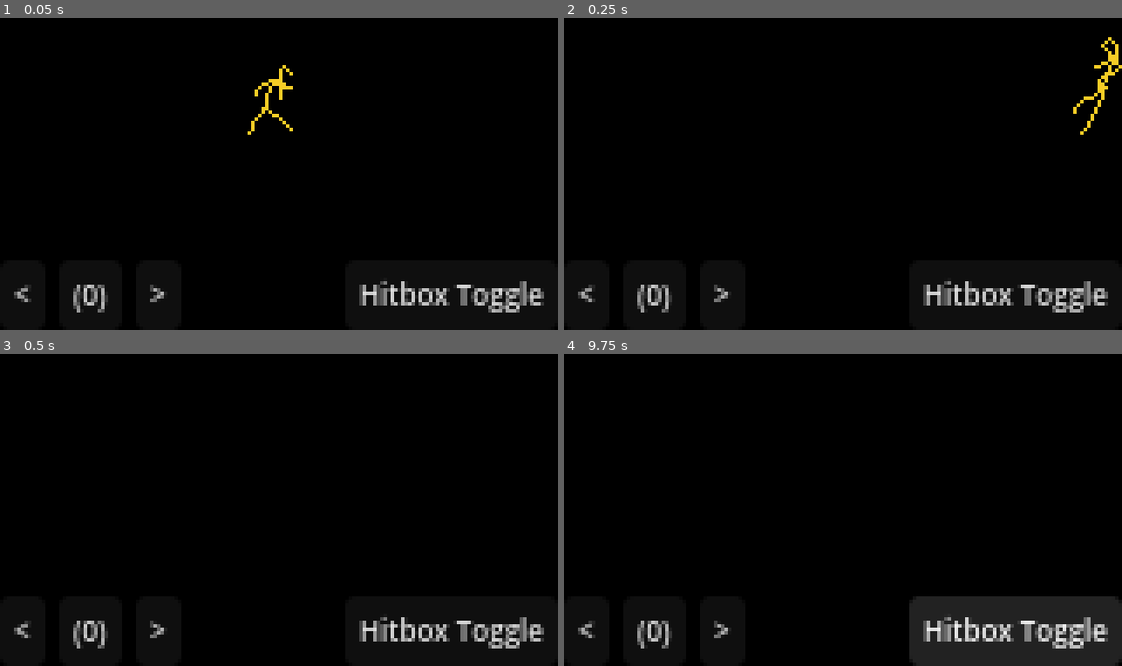
Above: before the commit, frames 1-4 (two rows, left to right).
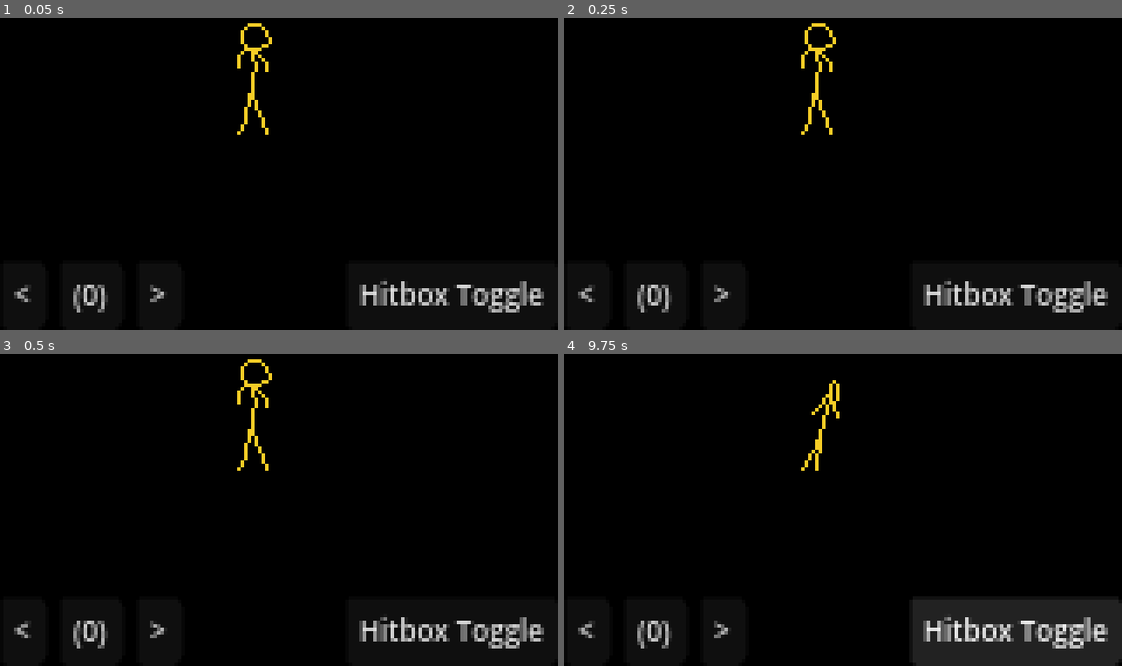
Above: after the commit, the same moments.

Repository: CoolGrazer/MaximusGult
Game: Godot game, scene res://Scenes/Debug/AnimationEditor.tscn
Same seed, same stepped clock (60 frames per second), same inputs: the game is played once before the commit and once after it. The project has no main scene, so this scene is started directly. The engine's default icon, where the game draws it, is replaced by a stand-in: a white triangle on a blue panel in a dark square.
Inputs:
- Up to frame 1 (0.05 s): no input
- Up to frame 2 (0.25 s): no input
- Up to frame 3 (0.5 s): no input
- Up to frame 4 (9.75 s): click "<" at 0.5 s; click "(0)" at 1.25 s; click ">" at 2 s; click "Hitbox Toggle" at 2.75 s; click "<" at 3.5 s; click "(0)" at 4.25 s; click ">" at 5 s; click "Hitbox Toggle" at 5.75 s; click "<" at 6.5 s; click "(0)" at 7.25 s; click ">" at 8 s; click "Hitbox Toggle" at 8.75 s; tap Enter at 9.5 s; tap J (P1A) at 9.6 s

The runs differ from the first frame. In frame 1, 0.8% of the frame differs, in the area x 42-53%, y 1-38%; in frame 2, 0.9%, in the area x 42-100%, y 1-38%; in frame 3, 0.5%; in frame 4, 0.4%.

Commit message:
Animation Updates.

Diff:
--- a/Characters/TestDash.tres
+++ b/Characters/TestDash.tres
@@ -5,42 +5,65 @@
 [ext_resource type="Script" uid="uid://li58xm05yh0k" path="res://Scripts/AnimationDatas/AnimationCell.gd" id="2_0i1gd"]
 [ext_resource type="Texture2D" uid="uid://82lt3l08dqe7" path="res://Sprites/CharacterSprites/TestGuy.png" id="2_483ls"]
 
-[sub_resource type="Resource" id="Resource_6flww"]
+[sub_resource type="Resource" id="Resource_0i1gd"]
 script = ExtResource("2_0i1gd")
-duration_of_cell = 8
-character_frame = 1
-inital_frame_displacement = Vector2(5, 0)
+duration_of_cell = 5
+character_frame = 6
 metadata/_custom_type_script = "uid://li58xm05yh0k"
 
 [sub_resource type="Curve" id="Curve_0i1gd"]
-_data = [Vector2(0, 0), 0.0, 1.0, 0, 1, Vector2(1, 1), 1.0, 0.0, 1, 0]
+_data = [Vector2(0, 0), 0.0, 1.4, 0, 0, Vector2(0.21658985, 0.44943827), 1.1797751, 1.1797751, 0, 0, Vector2(1, 1), 0.0, 0.0, 0, 0]
+point_count = 3
+
+[sub_resource type="Resource" id="Resource_6flww"]
+script = ExtResource("2_0i1gd")
+duration_of_cell = 10
+character_frame = 3
+constant_frame_displacement = Vector2(80, 0)
+constant_frame_displacement_curve = SubResource("Curve_0i1gd")
+metadata/_custom_type_script = "uid://li58xm05yh0k"
+
+[sub_resource type="Curve" id="Curve_6flww"]
+_data = [Vector2(0, 0), 0.0, 1.4, 0, 0, Vector2(1, 1), 0.0, 0.0, 0, 0]
 point_count = 2
 
 [sub_resource type="Resource" id="Resource_4df2t"]
 script = ExtResource("2_0i1gd")
-duration_of_cell = 15
-character_frame = 2
-inital_frame_displacement = Vector2(8, 0)
-constant_frame_displacement = Vector2(50, 0)
-constant_frame_displacement_curve = SubResource("Curve_0i1gd")
-metadata/_custom_type_script = "uid://li58xm05yh0k"
-
-[sub_resource type="Resource" id="Resource_0i1gd"]
-script = ExtResource("2_0i1gd")
-duration_of_cell = 8
-character_frame = 3
-metadata/_custom_type_script = "uid://li58xm05yh0k"
-
-[sub_resource type="Resource" id="Resource_f6noi"]
-script = ExtResource("2_0i1gd")
-duration_of_cell = 7
+duration_of_cell = 5
 character_frame = 4
-inital_frame_displacement = Vector2(-2, 0)
+constant_frame_displacement = Vector2(5, 0)
+constant_frame_displacement_curve = SubResource("Curve_6flww")
 metadata/_custom_type_script = "uid://li58xm05yh0k"
 
 [sub_resource type="Resource" id="Resource_5b3cq"]
 script = ExtResource("1_3608w")
-animation_cells = Array[ExtResource("2_0i1gd")]([SubResource("Resource_6flww"), SubResource("Resource_4df2t"), SubResource("Resource_0i1gd"), SubResource("Resource_f6noi")])
+animation_cells = Array[ExtResource("2_0i1gd")]([SubResource("Resource_0i1gd"), SubResource("Resource_6flww"), SubResource("Resource_4df2t")])
+ending_state_name = "Walking"
+metadata/_custom_type_script = "uid://dbawdu27qtmly"
+
+[sub_resource type="Resource" id="Resource_ye5cc"]
+script = ExtResource("2_0i1gd")
+duration_of_cell = 5
+character_frame = 4
+metadata/_custom_type_script = "uid://li58xm05yh0k"
+
+[sub_resource type="Resource" id="Resource_kf3hq"]
+script = ExtResource("2_0i1gd")
+duration_of_cell = 6
+character_frame = 5
+metadata/_custom_type_script = "uid://li58xm05yh0k"
+
+[sub_resource type="Resource" id="Resource_l23ax"]
+script = ExtResource("2_0i1gd")
+duration_of_cell = 7
+character_frame = 6
+metadata/_custom_type_script = "uid://li58xm05yh0k"
+
+[sub_resource type="Resource" id="Resource_f6noi"]
+script = ExtResource("1_3608w")
+animation_cells = Array[ExtResource("2_0i1gd")]([SubResource("Resource_ye5cc"), SubResource("Resource_kf3hq"), SubResource("Resource_l23ax")])
+ending_state_name = "Idle"
+looping = true
 metadata/_custom_type_script = "uid://dbawdu27qtmly"
 
 [resource]
@@ -48,7 +71,10 @@
 character_name = "TestDash"
 sprite_texture = ExtResource("2_483ls")
 frames_h = 7
+forward_walk_speed_subpixels = 11
+backward_walk_speed_subpixels = 8
 animation_data = Dictionary[String, ExtResource("1_3608w")]({
-"Idle": SubResource("Resource_5b3cq")
+"Dash": SubResource("Resource_5b3cq"),
+"Walk": SubResource("Resource_f6noi")
 })
 metadata/_custom_type_script = "uid://bhq8jsh6srvqv"
--- a/Scenes/Playables/Fighter.tscn
+++ b/Scenes/Playables/Fighter.tscn
@@ -2,13 +2,15 @@
 
 [ext_resource type="Script" uid="uid://cg5kryeillw3u" path="res://Scripts/Playable/Fighter.gd" id="1_8eani"]
 [ext_resource type="Script" uid="uid://dbawdu27qtmly" path="res://Scripts/AnimationDatas/FullAnimationData.gd" id="2_8y1bs"]
-[ext_resource type="Texture2D" uid="uid://cfeymlip3bfxs" path="res://icon.svg" id="2_47q2y"]
 [ext_resource type="Script" uid="uid://bhq8jsh6srvqv" path="res://Scripts/Resources/CharacterProperties/CharacterProperties.gd" id="2_qhpg3"]
 [ext_resource type="PackedScene" uid="uid://ovmcdif8br1l" path="res://Scenes/Input/InputInterpreter.tscn" id="3_gl5tk"]
+[ext_resource type="Texture2D" uid="uid://82lt3l08dqe7" path="res://Sprites/CharacterSprites/TestGuy.png" id="4_8y1bs"]
 [ext_resource type="Script" uid="uid://d1ww5cyjsoike" path="res://Scripts/StateMachine/PlayableStateMachine.gd" id="4_47q2y"]
+[ext_resource type="Script" uid="uid://k7rwd3er86dy" path="res://Scripts/Resources/UniversalResources/UniversalProperties.gd" id="4_w3y7u"]
 [ext_resource type="Script" uid="uid://cl2fkxjhmgix4" path="res://Scripts/StateMachine/States/Generic/Idle.gd" id="5_gl5tk"]
 [ext_resource type="Script" uid="uid://yb5o3qoioina" path="res://Scripts/StateMachine/States/Generic/Walking.gd" id="6_2j51l"]
 [ext_resource type="Script" uid="uid://bnh2ojocsv0sv" path="res://Scripts/AnimationDatas/FightingAnimationPlayer.gd" id="6_v1sgt"]
+[ext_resource type="Script" uid="uid://dhcv57ifuigwj" path="res://Scripts/StateMachine/States/Generic/BasicAnimation.gd" id="10_7c2xh"]
 
 [sub_resource type="Resource" id="Resource_8y1bs"]
 script = ExtResource("2_qhpg3")
@@ -17,15 +19,22 @@
 backward_walk_speed_subpixels = 8
 metadata/_custom_type_script = "uid://bhq8jsh6srvqv"
 
+[sub_resource type="Resource" id="Resource_7c2xh"]
+script = ExtResource("4_w3y7u")
+max_dash_cooldown = 20
+metadata/_custom_type_script = "uid://k7rwd3er86dy"
+
 [node name="Fighter" type="Node2D" unique_id=21342918]
 script = ExtResource("1_8eani")
 character_properties = SubResource("Resource_8y1bs")
+universal_properties = SubResource("Resource_7c2xh")
 
 [node name="Sprite2D" type="Sprite2D" parent="." unique_id=956226069]
 visible = false
 position = Vector2(0, -17)
-scale = Vector2(0.10937501, 0.265625)
-texture = ExtResource("2_47q2y")
+texture = ExtResource("4_8y1bs")
+hframes = 7
+frame = 4
 
 [node name="FighterSprite" type="Sprite2D" parent="." unique_id=213492550]
 position = Vector2(0, -17)
@@ -43,6 +52,9 @@
 [node name="Walking" type="Node" parent="PlayableStateMachine" unique_id=630270227]
 script = ExtResource("6_2j51l")
 
+[node name="BasicAnimation" type="Node" parent="PlayableStateMachine" unique_id=52439232]
+script = ExtResource("10_7c2xh")
+
 [node name="AnimationPlayer" type="Node" parent="." unique_id=881230695]
 script = ExtResource("6_v1sgt")
 
--- a/Scenes/Playables/FightingStage.tscn
+++ b/Scenes/Playables/FightingStage.tscn
@@ -2,6 +2,7 @@
 
 [ext_resource type="Script" uid="uid://j3cf142mcu80" path="res://Scripts/Stage/FightingStage.gd" id="1_mxnbi"]
 [ext_resource type="PackedScene" uid="uid://dc2iwmuotisad" path="res://Scenes/Playables/Fighter.tscn" id="2_b5ttg"]
+[ext_resource type="Resource" uid="uid://dtl2awafhg4yn" path="res://Characters/TestDash.tres" id="3_gntp8"]
 
 [node name="FightingStage" type="Node2D" unique_id=2009936081]
 script = ExtResource("1_mxnbi")
@@ -12,4 +13,5 @@
 [node name="BackgroundSprites" type="Node" parent="." unique_id=1828974317]
 
 [node name="Fighter" parent="." unique_id=21342918 instance=ExtResource("2_b5ttg")]
-position = Vector2(249.3125, 112)
+position = Vector2(1.3125, 112)
+character_properties = ExtResource("3_gntp8")
--- a/Scripts/AnimationDatas/AnimationCell.gd
+++ b/Scripts/AnimationDatas/AnimationCell.gd
@@ -1,14 +1,14 @@
 extends Resource
 class_name AnimationCell
+
 @export var duration_of_cell : int = 0
 
 @export var character_frame : int = 0
 
 @export var inital_frame_displacement : Vector2 = Vector2.ZERO
 @export var constant_frame_displacement : Vector2 = Vector2.ZERO
-@export var constant_frame_displacement_curve : Curve = Curve.new()
-
-#@export var force_activation : Vector2 = Vector2.ZERO
+@export var constant_frame_displacement_curve : Curve
+@export var vertical_force_subpixels : int = 0
 
 
 var progress_through_data : int = 0
--- a/Scripts/AnimationDatas/FightingAnimationPlayer.gd
+++ b/Scripts/AnimationDatas/FightingAnimationPlayer.gd
@@ -13,18 +13,27 @@
 
 @onready var affected_fighter : Fighter = get_parent()
 
+@onready var playable_state_machine : StateMachine = get_parent().get_node("PlayableStateMachine")
+
+var held_constant_pos : Vector2
+
+signal animation_started
+signal animation_ended
+
+
 func _ready() -> void:
 	await get_tree().process_frame
-	start_animation("Idle")
+
 
 func _process(delta: float) -> void:
 	if Input.is_action_just_pressed("P1A"):
-		start_animation("Idle")
+		start_animation("Walk")
 	if Input.is_action_just_pressed("P1B"):
 		affected_fighter.current_position.set_pixel_values(Vector2(72,88))
 
 
 func start_animation(animation_name :String) -> String:
+	playable_state_machine.change_state_name("BasicAnimation")
 	var found_animation = animation_data[animation_name]
 	if found_animation == null:
 		return "Error does not exist."
@@ -34,14 +43,16 @@
 
 
 		if current_animation_cell.constant_frame_displacement.length() > 0.:
+			#held_constant_pos.y += affected_fighter.vertical_force / FightPos.sub_pixel_resolution
+
 			var current_duration_left : float = duration_of_cell
 			var current_distance = (current_animation_cell.duration_of_cell - current_duration_left) / current_animation_cell.duration_of_cell
-			var last_distancce = (current_animation_cell.duration_of_cell - current_duration_left) / current_animation_cell.duration_of_cell
+
 			var sampled_value = current_animation_cell.constant_frame_displacement_curve.sample(current_distance)
-			var last_sample = current_animation_cell.constant_frame_displacement_curve.sample(last_distancce)
-			print(sampled_value)
-			var constant_displacement = current_animation_cell.constant_frame_displacement * (sampled_value)
-			affected_fighter.current_position.move_whole_pixels(constant_displacement)
+
+			var constant_displacement = current_animation_cell.constant_frame_displacement * sampled_value
+
+			affected_fighter.current_position.set_pixel_values(held_constant_pos + constant_displacement)
 
 
 		if duration_of_cell == 0:
@@ -62,7 +73,10 @@
 
 		await get_tree().process_frame
 
+	if current_animation.looping == true:
+		start_animation(animation_name)
 
+	playable_state_machine.change_state_name(current_animation.ending_state_name)
 	return "Animation Completed!"
 
 
@@ -79,6 +93,8 @@
 	duration_of_cell = current_animation_cell.duration_of_cell
 	affected_fighter.sprite_node.frame = current_animation_cell.character_frame
 	affected_fighter.current_position.move_whole_pixels(current_animation_cell.inital_frame_displacement)
+	held_constant_pos = affected_fighter.current_position.pixel_position
+	affected_fighter.vertical_force = current_animation_cell.vertical_force_subpixels
 
 func cancel_animation_into():
 	pass
--- a/Scripts/AnimationDatas/FullAnimationData.gd
+++ b/Scripts/AnimationDatas/FullAnimationData.gd
@@ -2,7 +2,8 @@
 class_name FullAnimationData
 @export var animation_cells : Array[AnimationCell]
 
-var started : bool = false
+@export var ending_state_name : String
+@export var looping : bool = false
 
 #@export var hurtboxes_present : Array[Hurtboxes]
 #@export var hitboxes_present : Array[Hitboxes]
--- a/Scripts/Playable/Fighter.gd
+++ b/Scripts/Playable/Fighter.gd
@@ -3,6 +3,7 @@
 class_name Fighter
 
 @export var character_properties : CharacterProperties
+@export var universal_properties : UniversalProperties
 
 @export var animation_testing : bool = false
 
@@ -14,6 +15,8 @@
 @onready var fighting_stage : FightingStage
 
 @onready var sprite_node : Sprite2D = get_node("FighterSprite")
+
+var vertical_force : int = 0
 
 # Called when the node enters the scene tree for the first time.
 func _ready() -> void:
@@ -40,12 +43,14 @@
 # Called every frame. 'delta' is the elapsed time since the previous frame.
 func _process(delta: float) -> void:
 
-	position = current_position.pixel_position
+	if vertical_force != 0:
+		vertical_force += 10
 
 
 
 	position = current_position.pixel_position
 
 
+
 func _on_input_interpreter_most_recent_input(single_input: SingleInput) -> void:
 	current_input = single_input
--- a/Scripts/Resources/CharacterProperties/CharacterProperties.gd
+++ b/Scripts/Resources/CharacterProperties/CharacterProperties.gd
@@ -17,6 +17,7 @@
 @export var backward_walk_speed_subpixels : int = 0
 @export_subgroup("Jumping Movement")
 @export var jump_height : int = 0
+@export var jump_distance : int = 0
 @export var time_to_jump : int = 0
 @export var time_to_land : int = 0
 @export_subgroup("Lag Time Movement")
--- /dev/null
+++ b/Scripts/Resources/UniversalResources/UniversalProperties.gd
@@ -0,0 +1,5 @@
+extends Resource
+class_name UniversalProperties
+
+@export_category("Dash Mechanics")
+@export var max_dash_cooldown : int = 0
--- /dev/null
+++ b/Scripts/Resources/UniversalResources/UniversalProperties.tres
@@ -0,0 +1,7 @@
+[gd_resource type="Resource" script_class="UniversalProperties" format=3 uid="uid://dwq613lj4f7la"]
+
+[ext_resource type="Script" uid="uid://k7rwd3er86dy" path="res://Scripts/Resources/UniversalResources/UniversalProperties.gd" id="1_lamgt"]
+
+[resource]
+script = ExtResource("1_lamgt")
+max_dash_cooldown = 50
--- a/Scripts/StateMachine/PlayableStateMachine.gd
+++ b/Scripts/StateMachine/PlayableStateMachine.gd
@@ -23,6 +23,7 @@
 
 # Called every frame. 'delta' is the elapsed time since the previous frame.
 func _process(delta: float) -> void:
+
 	current_state._update()
 
 
--- /dev/null
+++ b/Scripts/StateMachine/States/Generic/BasicAnimation.gd
@@ -0,0 +1 @@
+extends State
--- a/Scripts/StateMachine/States/Generic/Idle.gd
+++ b/Scripts/StateMachine/States/Generic/Idle.gd
@@ -6,7 +6,8 @@
 	pass
 
 func _update():
-	if playable_fighter.current_input.stored_input["Stick_Horizontal"] != 0:
+
+	if playable_fighter.current_input.stored_input["Stick_Horizontal"] == 0:
 		pass
 	else:
 		state_machine.change_state_name("Walking")
--- a/Scripts/StateMachine/States/Generic/Walking.gd
+++ b/Scripts/StateMachine/States/Generic/Walking.gd
@@ -19,4 +19,4 @@
 	else:
 		state_machine.change_state_name("Idle")
 
-	playable_fighter.current_position.move_stepped_sub_pixels(Vector2i(movement_distance * walk_direction,0))
+	playable_fighter.current_position.move_stepped_sub_pixels(Vector2(movement_distance * walk_direction,0))
--- a/project.godot
+++ b/project.godot
@@ -20,9 +20,8 @@
 window/size/viewport_width=160
 window/size/viewport_height=144
 window/stretch/mode="viewport"
-window/stretch/aspect="keep_height"
 window/stretch/scale_mode="integer"
-window/vsync/vsync_mode=0
+window/vsync/vsync_mode=2
 
 [editor_plugins]
 
@@ -108,3 +107,4 @@
 renderer/rendering_method="gl_compatibility"
 renderer/rendering_method.mobile="gl_compatibility"
 environment/defaults/default_clear_color=Color(0, 0, 0, 1)
+2d/snap/snap_2d_vertices_to_pixel=true
Not shown, added: Scripts/Resources/UniversalResources/UniversalProperties.gd.uid
Not shown, added: Scripts/StateMachine/States/Generic/BasicAnimation.gd.uid
Binary file changed: Sprites/TestGuy.png.ase
